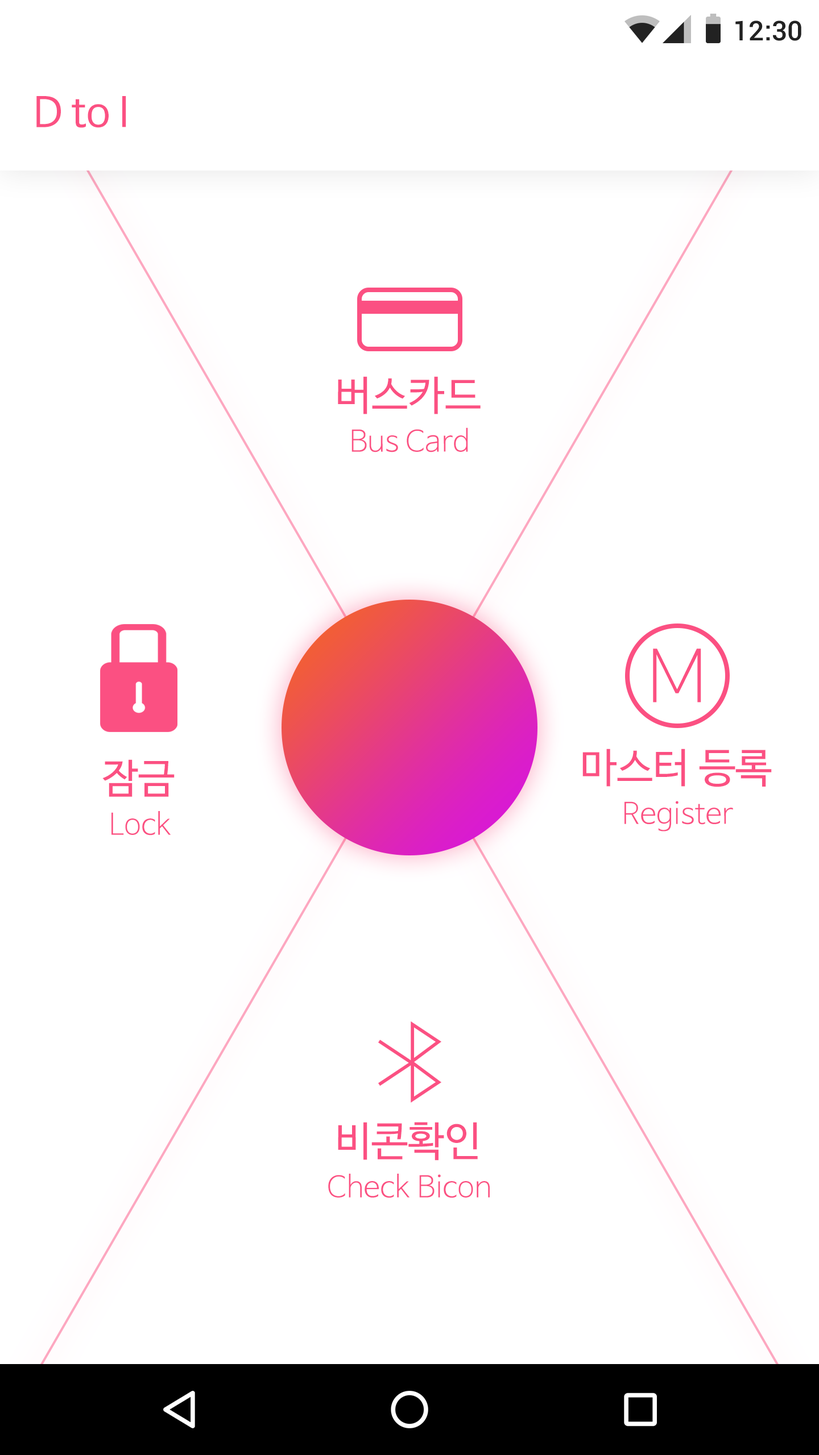
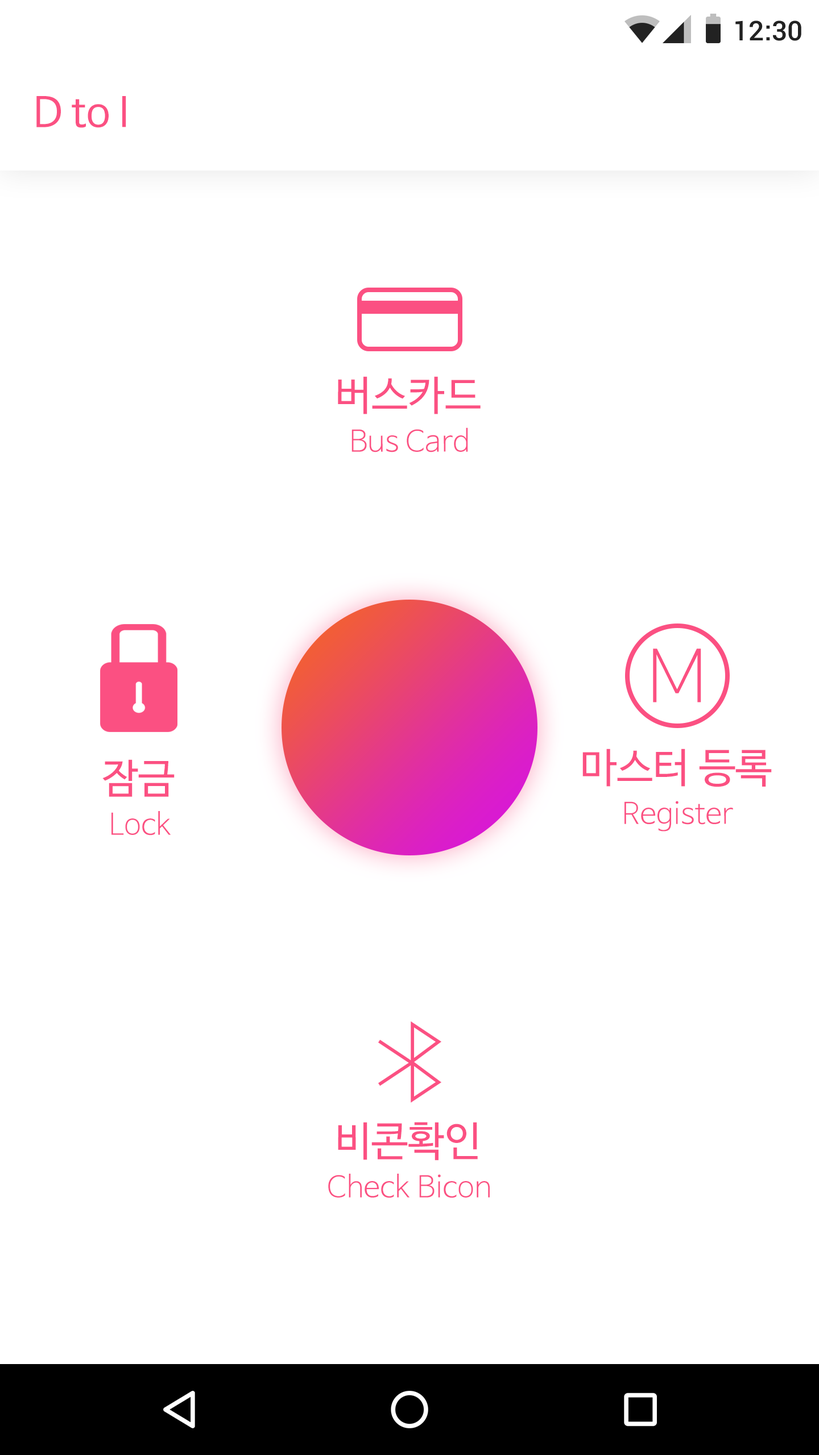
Two versions of the same layered image (819x1455). Layer-by-layer changes:
removed group "그룹 8" (2 layers) over [28,170,791,1365]
removed layer "사각형 6 복사" (was 50%) from group "그룹 8" over [28,170,791,1365]
removed layer "사각형 6" (was 50%) from group "그룹 8" over [28,170,791,1365]
